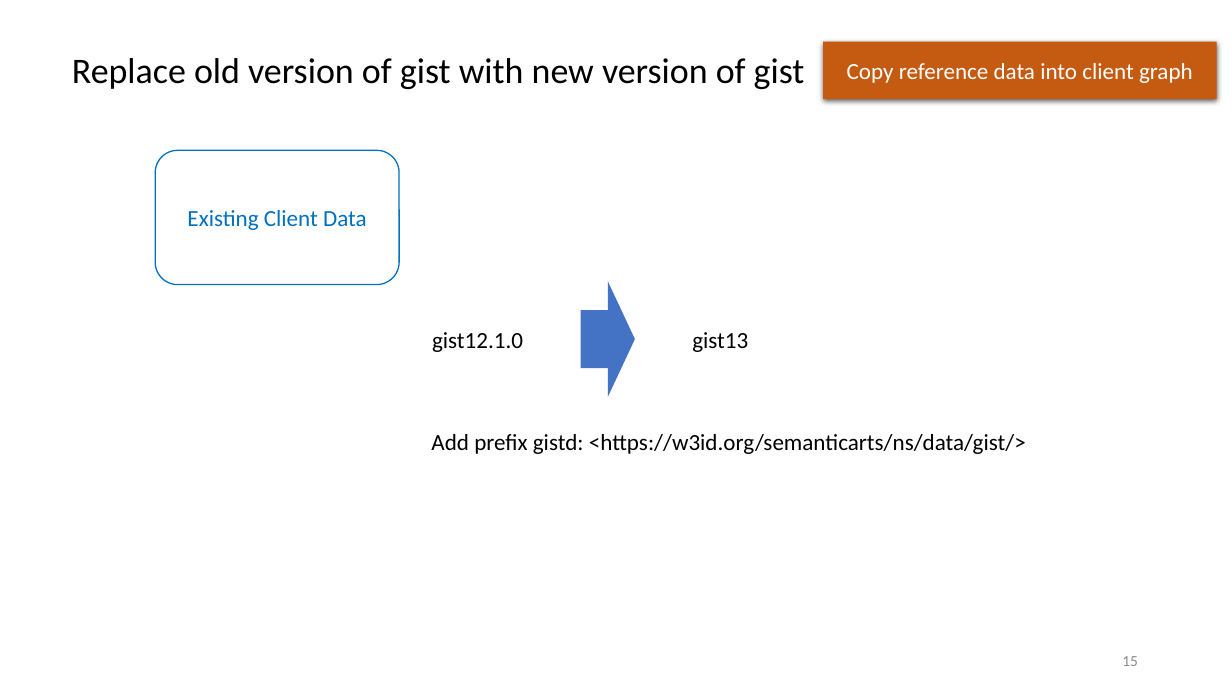
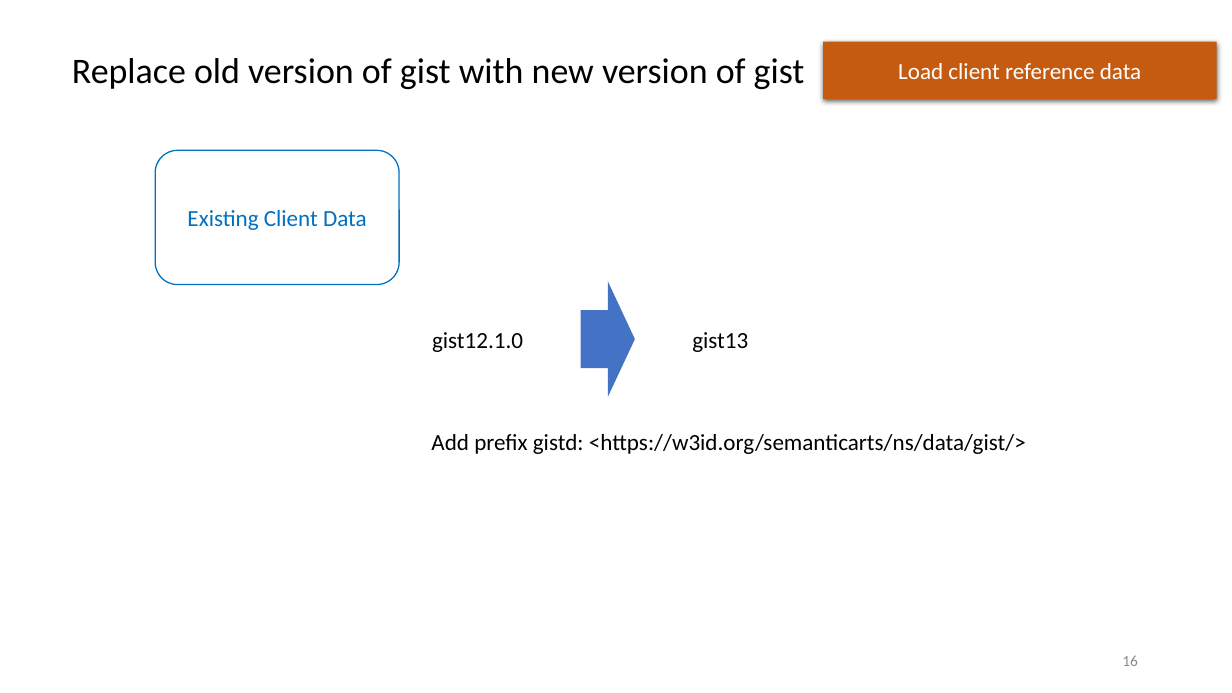
Before and after one commit to semanticarts/gist, a slide deck: slide 16 of migration/v13.0/uomDataConversion.pptx (slide 15 before the commit). Drawn at 1232x693 pixels with LibreOffice and Linux fonts; fonts in the diff are those of the drawing. Boxes give left, top, right and bottom in pixels: in the first picture for what was removed or moved away, otherwise in the second. Text is boxed around its words. In the diff, an @@ line names an element or a change of style, - is before the commit and + after.

```diff
--- a/migration/v13.0/uomDataConversion.pptx
+++ b/migration/v13.0/uomDataConversion.pptx
@@ text in rectangle at [898,63,1141,79]: text changed @@
-Copy reference data into client graph
+Load client reference data
@@ page number at [1122,655,1138,666]: text changed @@
-15
+16
```
Also in this commit, not shown: 4 other slides changed, 1 slide removed.
